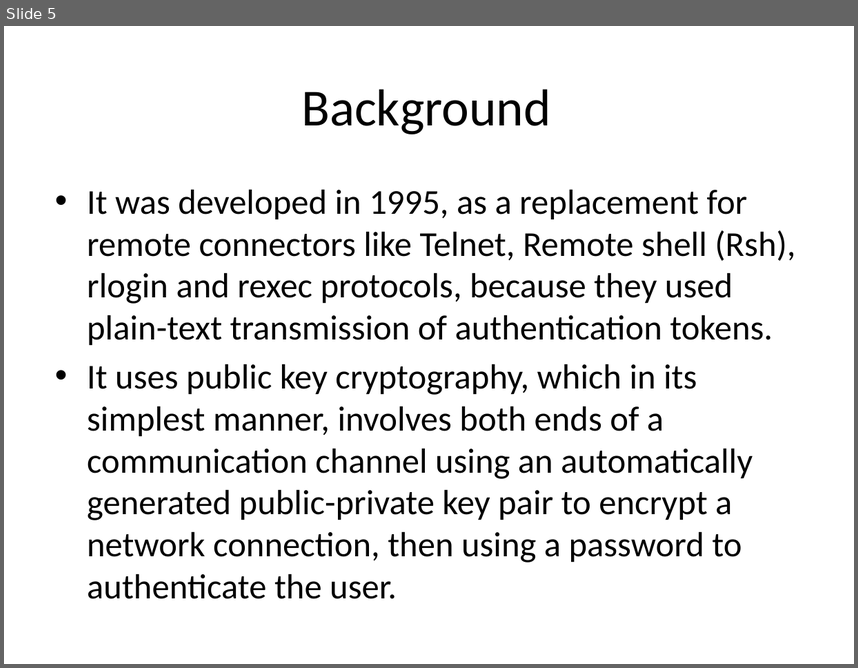
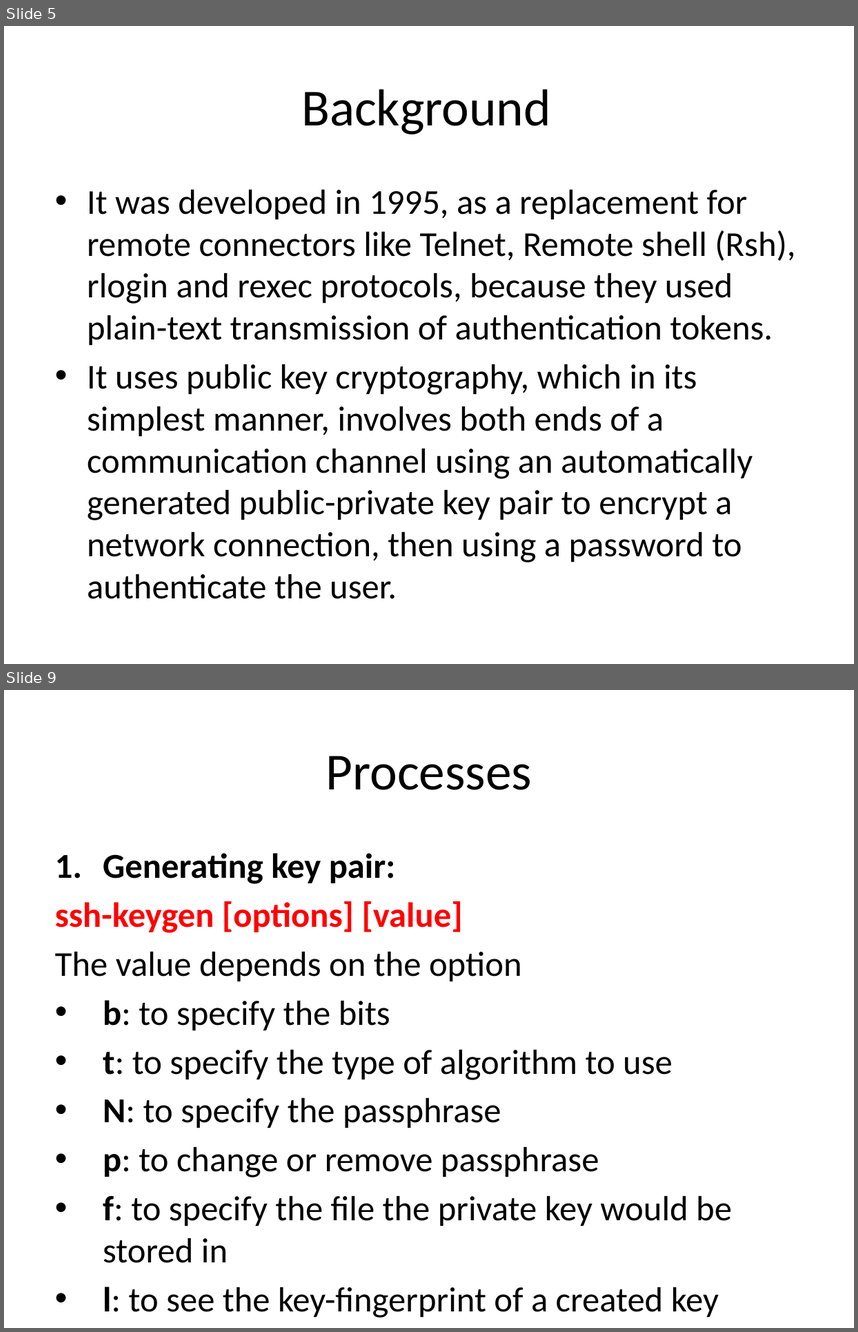
Before and after one commit to Dev-wonderful/Peer-learning-day, a slide deck: SSH-PLD.pptx. Shown one above the other, each under a label of ours: slide 5 before the commit, slides 5 and 9 after it; the slides between them are not shown. The pictures are 858x668 and 858x1332 pixels, drawn with LibreOffice and Linux fonts; fonts in the diff are those of the drawing. Boxes give left, top, right and bottom in pixels: in the first picture for what was removed or moved away, otherwise in the second. Text is boxed around its words. In the diff, an @@ line names an element or a change of style, - is before the commit and + after.

```diff
--- a/SSH-PLD.pptx
+++ b/SSH-PLD.pptx
@@ slide 9 added at (4, 690, 854, 1328), background #FFFFFF @@
@@ title added at (326, 756, 532, 790), 44 pt, text #000000 @@
+Processes
@@ text added at (55, 853, 732, 1317), 29.6 pt, text #000000 @@
+1. Generating key pair:
+ssh-keygen [options] [value]
+The value depends on the option
+• b: to specify the bits
+• t: to specify the type of algorithm to use
+• N: to specify the passphrase
+• p: to change or remove passphrase
+• f: to specify the file the private key would be stored in
+• l: to see the key-fingerprint of a created key
```
Also in this commit, not shown: 4 other slides added, 1 slide removed.
